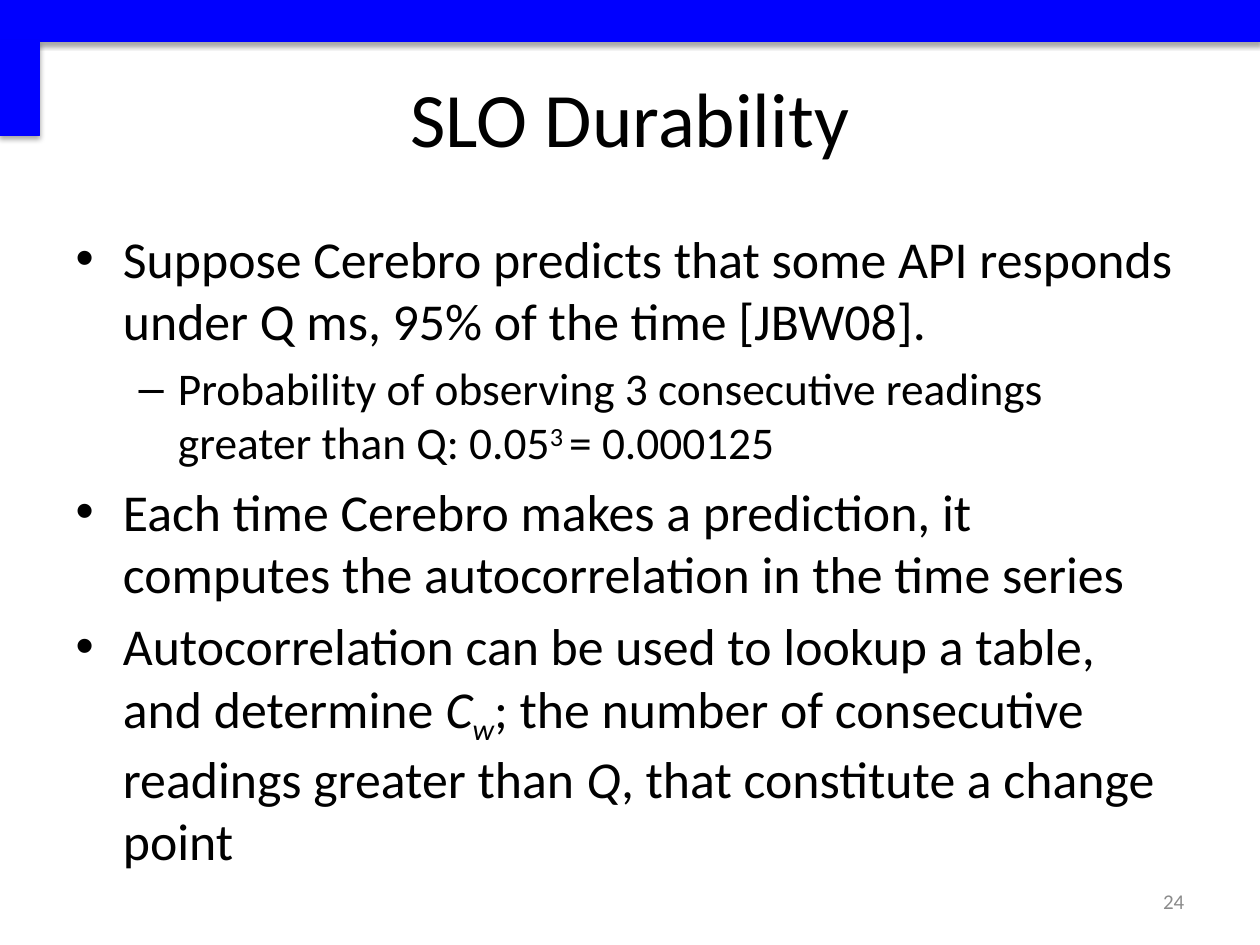
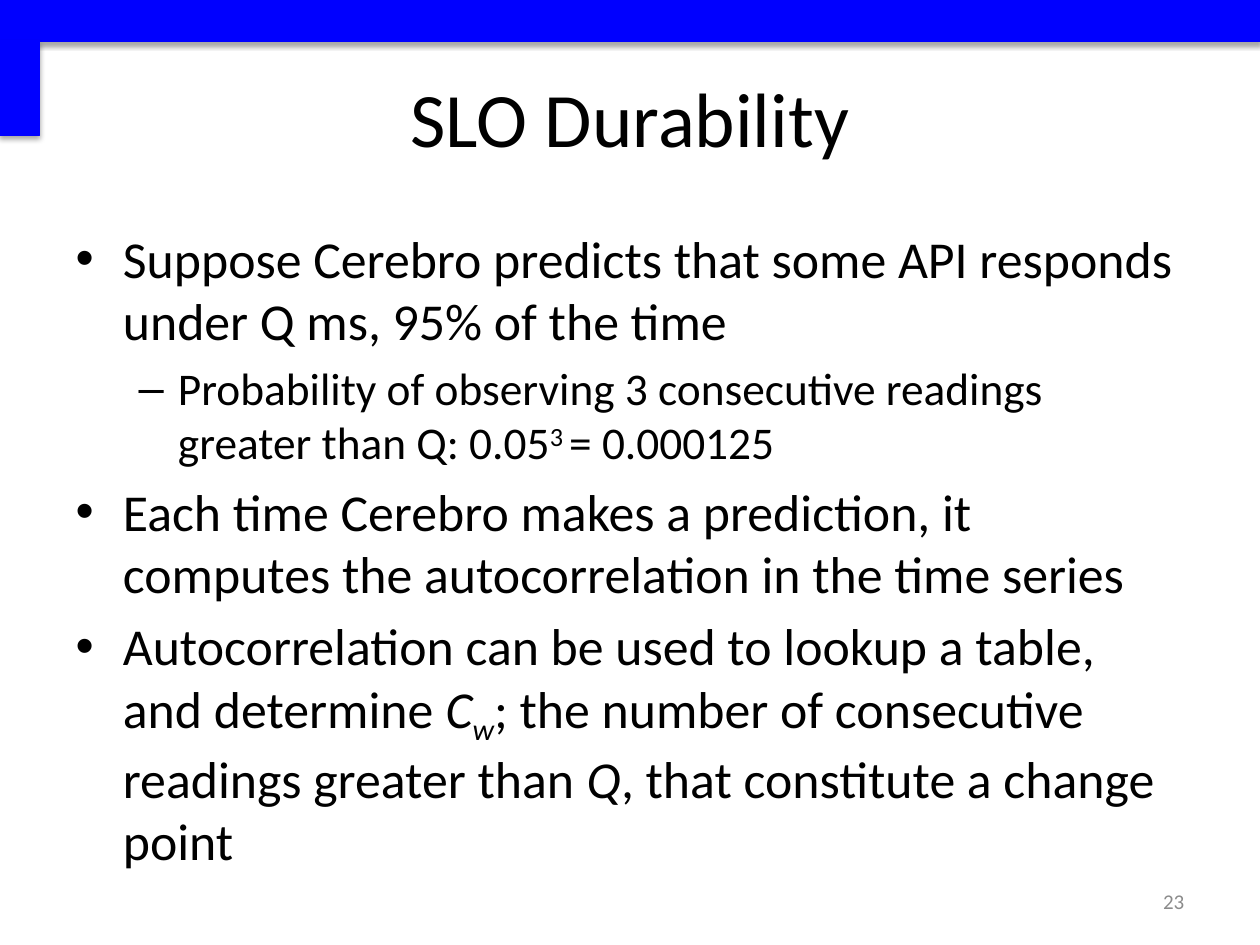
Before and after one commit to Dithn/eager-appscale, a slide deck: slide 23 of Eager/paper/dissertation/dissertation.pptx (slide 24 before the commit). Drawn at 1260x945 pixels with LibreOffice and Linux fonts; fonts in the diff are those of the drawing. Boxes give left, top, right and bottom in pixels: in the first picture for what was removed or moved away, otherwise in the second. Text is boxed around its words. In the diff, an @@ line names an element or a change of style, - is before the commit and + after.

```diff
--- a/Eager/paper/dissertation/dissertation.pptx
+++ b/Eager/paper/dissertation/dissertation.pptx
@@ text at [123, 242, 1172, 347]: text changed @@
-• Suppose Cerebro predicts that some API responds under Q ms, 95% of the time [JBW08].
+• Suppose Cerebro predicts that some API responds under Q ms, 95% of the time
@@ page number at [1163, 895, 1184, 909]: text changed @@
-24
+23
```
Also in this commit, not shown: 8 other slides changed, 6 slides removed.
